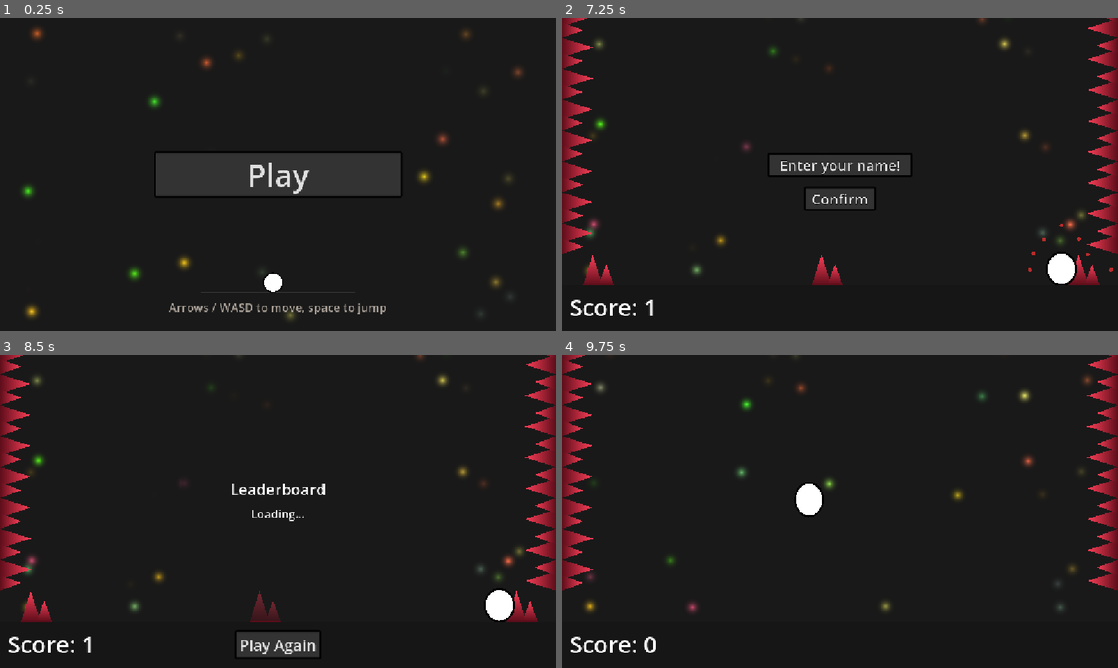
Above: before the commit, frames 1-4 (two rows, left to right).
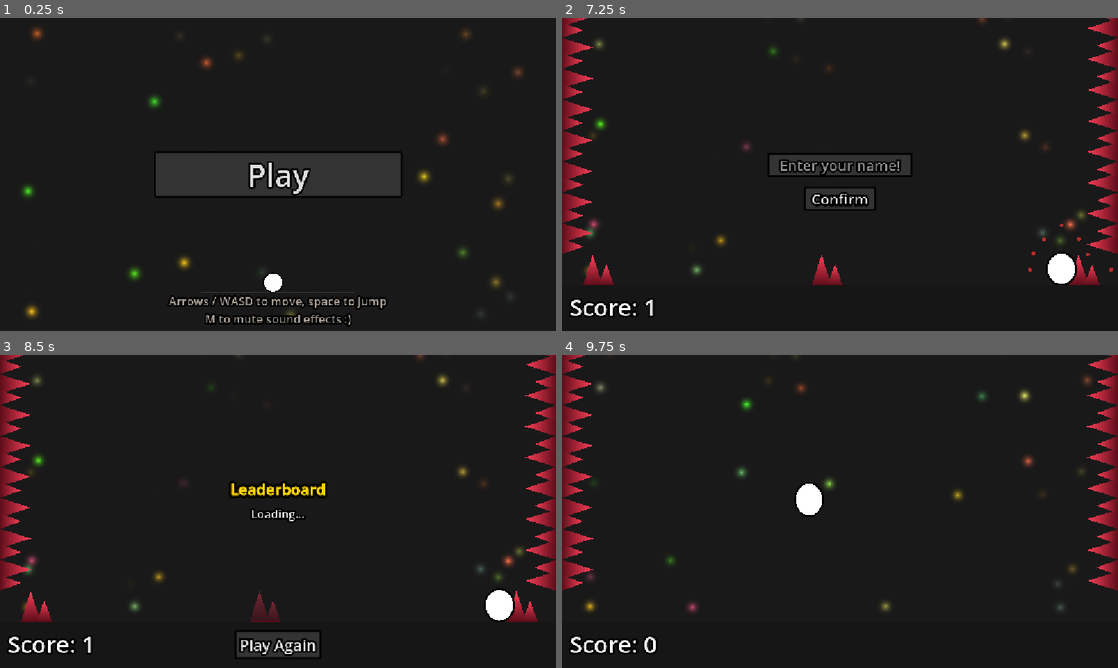
Above: after the commit, the same moments.

Repository: vindognz/dodge-the-spikes
Game: Godot game, scene res://scenes/start.tscn
Two runs of this game, one before a commit and one after it. Both use one fixed random seed, a clock stepped at 60 frames per second and the inputs below.
Inputs (mouse positions are in pixels of both pictures, inside the frame that each line leads up to):
- Up to frame 1 (0.25 s): no input
- Up to frame 2 (7.25 s): click "Play" at 0.5 s; tap Enter at 1.25 s; move the mouse to (962, 158) at 1.27 s; hold Right (right) 1.28-2 s; hold Space (jump) 1.28-2 s; click (962, 158) at 1.42 s; drag from (728, 190) to (578, 237) at 2.02 s; move the mouse to (895, 105) at 2.77 s; hold A (left) 2.78-3.5 s; hold Space (jump) 2.78-3.5 s; tap Shift at 2.85 s; drag from (812, 237) to (578, 208) at 3.52 s; move the mouse to (1006, 221) at 4.27 s; hold Right (right) 4.28-5 s; hold Space (jump) 4.28-5 s; tap Alt at 4.35 s; tap M (mute-sfx) at 4.9 s; drag from (673, 127) to (578, 177) at 5.02 s; move the mouse to (867, 174) at 5.77 s; hold Right (right) 5.78-6.5 s; hold Space (jump) 5.78-6.5 s; click (867, 174) at 5.92 s; drag from (756, 96) to (578, 143) at 6.52 s
- Up to frame 3 (8.5 s): click (278, 502) at 7.27 s; type "Alex" at 7.35 s; click "Confirm" at 8 s
- Up to frame 4 (9.75 s): click "Play Again" at 8.75 s; move the mouse to (962, 495) at 9.52 s; hold A (left) from 9.53 s (still down); hold Space (jump) from 9.53 s (still down); tap Shift at 9.6 s

The runs differ from the first frame. In frame 1, 2.3% of the frame differs, in the area x 30-70%, y 45-99%; in frame 2, 1.0%; in frame 3, 1.3%; in frame 4, less than 0.1%.

Commit message:
Added text outlines, and replaced old broken leaderboard emoji with gold title

Diff:
--- a/scenes/game.tscn
+++ b/scenes/game.tscn
@@ -245,6 +245,7 @@
 offset_right = 197.0
 offset_bottom = 632.0
 grow_vertical = 0
+theme_override_constants/outline_size = 16
 theme_override_font_sizes/font_size = 48
 text = "Score: 0"
 
@@ -284,6 +285,7 @@
 offset_bottom = 329.0
 grow_horizontal = 2
 grow_vertical = 0
+theme_override_constants/outline_size = 16
 theme_override_font_sizes/font_size = 32
 theme_override_styles/normal = ExtResource("10_vtaks")
 shortcut = SubResource("Shortcut_kvpfn")
@@ -314,8 +316,8 @@
 size_flags_vertical = 4
 theme_override_colors/font_color = Color(0.875, 0.875, 0.875, 1)
 theme_override_colors/font_outline_color = Color(0, 0, 0, 1)
-theme_override_colors/font_placeholder_color = Color(0.8745098, 0.8745098, 0.8745098, 1)
-theme_override_constants/outline_size = 4
+theme_override_colors/font_placeholder_color = Color(0.5689725, 0.5689729, 0.56897265, 1)
+theme_override_constants/outline_size = 16
 theme_override_font_sizes/font_size = 30
 theme_override_styles/normal = ExtResource("10_vtaks")
 placeholder_text = "Enter your name!"
@@ -338,7 +340,7 @@
 size_flags_horizontal = 4
 size_flags_vertical = 4
 theme_override_colors/font_color = Color(0.875, 0.875, 0.875, 1)
-theme_override_constants/outline_size = 4
+theme_override_constants/outline_size = 16
 theme_override_font_sizes/font_size = 30
 theme_override_styles/normal = ExtResource("10_vtaks")
 text = "Confirm"
@@ -356,6 +358,7 @@
 grow_horizontal = 2
 grow_vertical = 2
 theme_override_colors/font_color = Color(1, 1, 1, 1)
+theme_override_constants/outline_size = 16
 theme_override_font_sizes/font_size = 64
 text = "Level 1"
 horizontal_alignment = 1
--- a/scenes/leaderboard.tscn
+++ b/scenes/leaderboard.tscn
@@ -41,15 +41,28 @@
 size_flags_vertical = 4
 theme_override_constants/separation = 12
 
-[node name="Title" type="Label" parent="Panel/VBox" unique_id=1352179660]
+[node name="TitleOutline" type="Label" parent="Panel/VBox" unique_id=1352179660]
 layout_mode = 2
 size_flags_horizontal = 4
+theme_override_colors/font_color = Color(1, 0.8392157, 0, 1)
+theme_override_constants/outline_size = 24
+theme_override_font_sizes/font_size = 32
+text = "Leaderboard"
+horizontal_alignment = 1
+
+[node name="Title" type="Label" parent="Panel/VBox/TitleOutline" unique_id=1950245986]
+layout_mode = 0
+size_flags_horizontal = 4
+theme_override_colors/font_color = Color(1, 0.8392157, 0, 1)
+theme_override_colors/font_outline_color = Color(1, 0.8392157, 0, 1)
+theme_override_constants/outline_size = 4
 theme_override_font_sizes/font_size = 32
 text = "Leaderboard"
 horizontal_alignment = 1
 
 [node name="LoadingLabel" type="Label" parent="Panel/VBox" unique_id=69671536]
 layout_mode = 2
+theme_override_constants/outline_size = 16
 theme_override_font_sizes/font_size = 24
 text = "Loading"
 horizontal_alignment = 1
--- a/scenes/start.tscn
+++ b/scenes/start.tscn
@@ -61,6 +61,7 @@
 offset_bottom = 48.0
 grow_horizontal = 2
 grow_vertical = 2
+theme_override_constants/outline_size = 16
 theme_override_font_sizes/font_size = 64
 theme_override_styles/normal = ExtResource("2_u80x2")
 text = "Play"
@@ -71,13 +72,15 @@
 anchor_top = 1.0
 anchor_right = 1.0
 anchor_bottom = 1.0
-offset_top = -66.0
-offset_bottom = -32.0
+offset_top = -79.0
+offset_bottom = -8.0
 grow_horizontal = 2
 grow_vertical = 0
 theme_override_colors/font_color = Color(0.65882355, 0.62352943, 0.5882353, 1)
+theme_override_constants/outline_size = 16
 theme_override_font_sizes/font_size = 24
-text = "Arrows / WASD to move, space to jump"
+text = "Arrows / WASD to move, space to jump
+M to mute sound effects :)"
 horizontal_alignment = 1
 
 [connection signal="pressed" from="StartGameButton" to="." method="_on_start_game_button_pressed"]
--- a/scripts/leaderboard.gd
+++ b/scripts/leaderboard.gd
@@ -39,18 +39,21 @@
 		rank_label.text = str(i + 1) + "."
 		rank_label.add_theme_font_size_override("font_size", 24)
 		rank_label.add_theme_color_override("font_color", row_color)
+		rank_label.add_theme_constant_override("outline_size", 8)
 
 		var name_label = Label.new()
 		name_label.text = str(entry["name"])
 		name_label.size_flags_horizontal = Control.SIZE_EXPAND_FILL
 		name_label.add_theme_font_size_override("font_size", 24)
 		name_label.add_theme_color_override("font_color", row_color)
+		name_label.add_theme_constant_override("outline_size", 8)
 
 		var score_label = Label.new()
 		score_label.text = str(int(entry["score"]))
 		score_label.horizontal_alignment = HORIZONTAL_ALIGNMENT_RIGHT
 		score_label.add_theme_font_size_override("font_size", 24)
 		score_label.add_theme_color_override("font_color", row_color)
+		score_label.add_theme_constant_override("outline_size", 8)
 
 		row.add_child(rank_label)
 		row.add_child(name_label)
--- a/scripts/level_controller.gd
+++ b/scripts/level_controller.gd
@@ -25,7 +25,7 @@
 	Global.level += 1
 	Global.spawned_this_level = 0
 	level_banner.text = "Level " + str(Global.level)
-	if not Global.mute_sfx: level_up_sound.play()
+	level_up_sound.play()
 
 	var tween = create_tween()
 	tween.tween_property(level_banner, "modulate:a", 1.0, 0.4)
--- a/scripts/player.gd
+++ b/scripts/player.gd
@@ -34,10 +34,11 @@
 	if Input.is_action_pressed("jump") and is_on_floor():
 		velocity.y = -JUMP_VELOCITY
 		target_scale = Vector2(1.15, 0.85)
-		if not Global.mute_sfx: jump_sound.play()
+		jump_sound.play()
 
 	if Input.is_action_just_pressed("mute-sfx"):
 		Global.mute_sfx = !Global.mute_sfx
+		AudioServer.set_bus_mute(AudioServer.get_bus_index("Master"), Global.mute_sfx)
 
 	var direction := Input.get_axis("left", "right")
 
@@ -54,7 +55,7 @@
 	if just_landed:
 		camera.shake(7.0, 0.1)
 		thud_sound.pitch_scale = randf_range(0.5, 1.5)
-		if not Global.mute_sfx: thud_sound.play()
+		thud_sound.play()
 		var tween = create_tween()
 		tween.tween_property(self, "draw_scale", Vector2(1.35, 0.65), 0.05)
 		tween.tween_property(self, "draw_scale", Vector2(0.85, 1.15), 0.06)
@@ -72,6 +73,6 @@
 
 func on_death() -> void:
 	Global.running = false
-	if not Global.mute_sfx: death_sound.play()
+	death_sound.play()
 	sparks_controller.burst()
 	camera.shake(10.5, 0.25)
--- a/scripts/spike.gd
+++ b/scripts/spike.gd
@@ -59,11 +59,11 @@
 		if direction == 1 and position.x > player.position.x:
 			scored = true
 			Global.score += 1
-			if not Global.mute_sfx: get_parent().get_node("Sounds/ScoreSound").play()
+			get_parent().get_node("Sounds/ScoreSound").play()
 		elif direction == -1 and position.x < player.position.x:
 			scored = true
 			Global.score += 1
-			if not Global.mute_sfx: get_parent().get_node("Sounds/ScoreSound").play()
+			get_parent().get_node("Sounds/ScoreSound").play()
 
 	if half_width > 0:
 		if position.x > half_width + 20 or position.x < -half_width - 20:
Not shown, changed: web-export/index.html
Not shown, changed: web-export/index.pck
